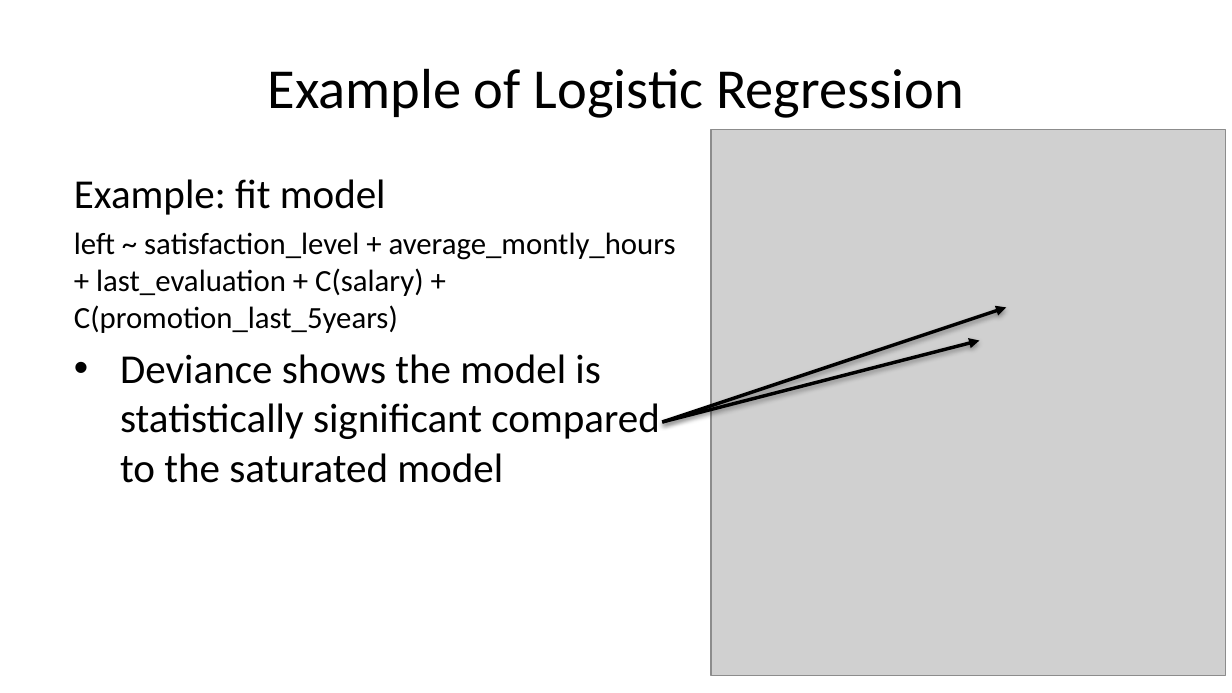
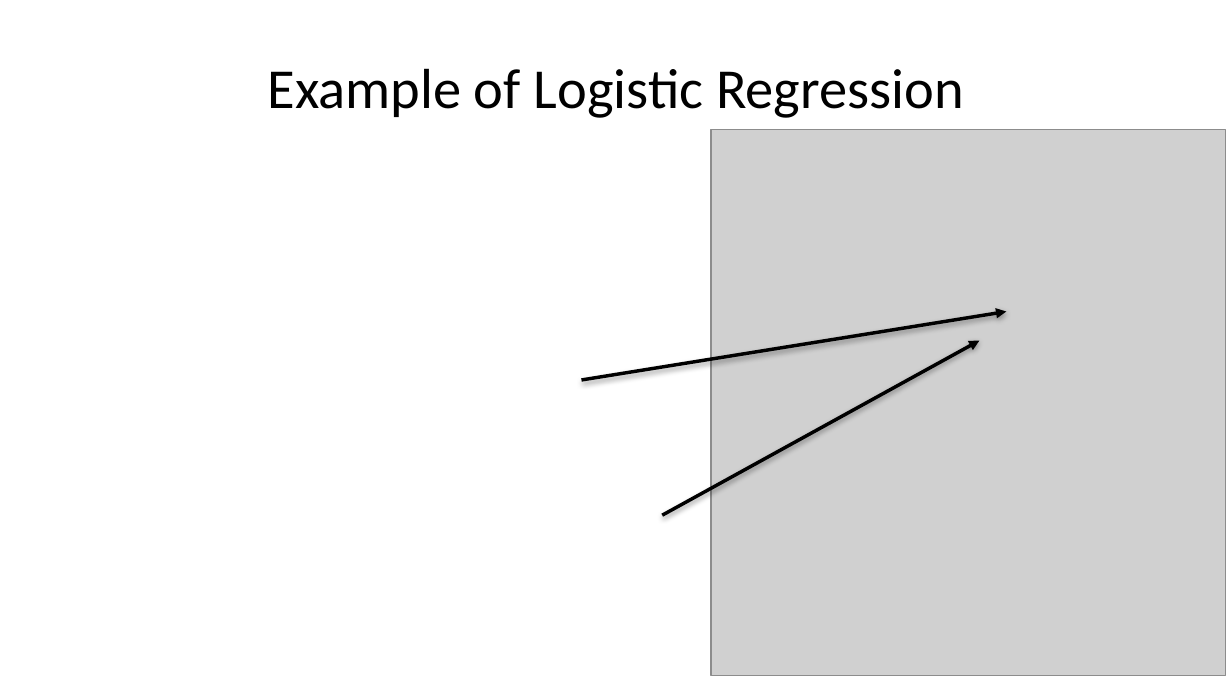
Before and after one commit to StephenElston/CSCI-E-83, a slide deck: slide 48 of LectureSlides/09_GeneralizingTheLinearModel.pptx. Drawn at 1232x693 pixels with LibreOffice and Linux fonts; fonts in the diff are those of the drawing; grey boxes stand for pictures. Boxes give left, top, right and bottom in pixels: in the first picture for what was removed or moved away, otherwise in the second. Text is boxed around its words. In the diff, an @@ line names an element or a change of style, - is before the commit and + after.

```diff
--- a/LectureSlides/09_GeneralizingTheLinearModel.pptx
+++ b/LectureSlides/09_GeneralizingTheLinearModel.pptx
@@ text removed at (74, 179, 676, 483) @@
-Example: fit model
-left ~ satisfaction_level + average_montly_hours + last_evaluation + C(salary) + C(promotion_last_5years)
-• Deviance shows the model is statistically significant compared to the saturated model
@@ arrow moved from (663, 423) - (1007, 308) to (582, 379) - (1007, 312) @@
@@ arrow moved from (663, 423) - (979, 340) to (663, 515) - (979, 340) @@
```
Also in this commit, not shown: 10 other slides changed, 1 slide added.
